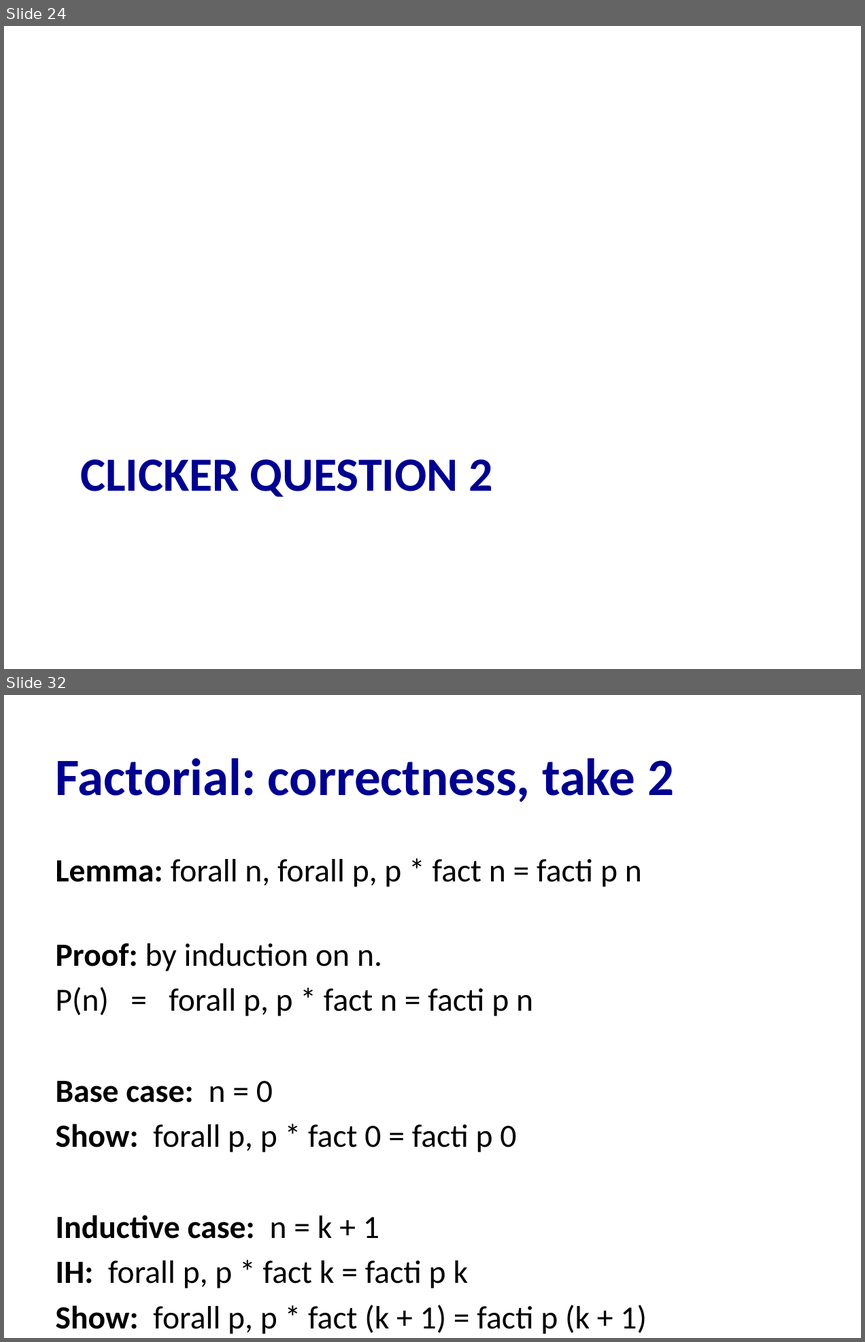
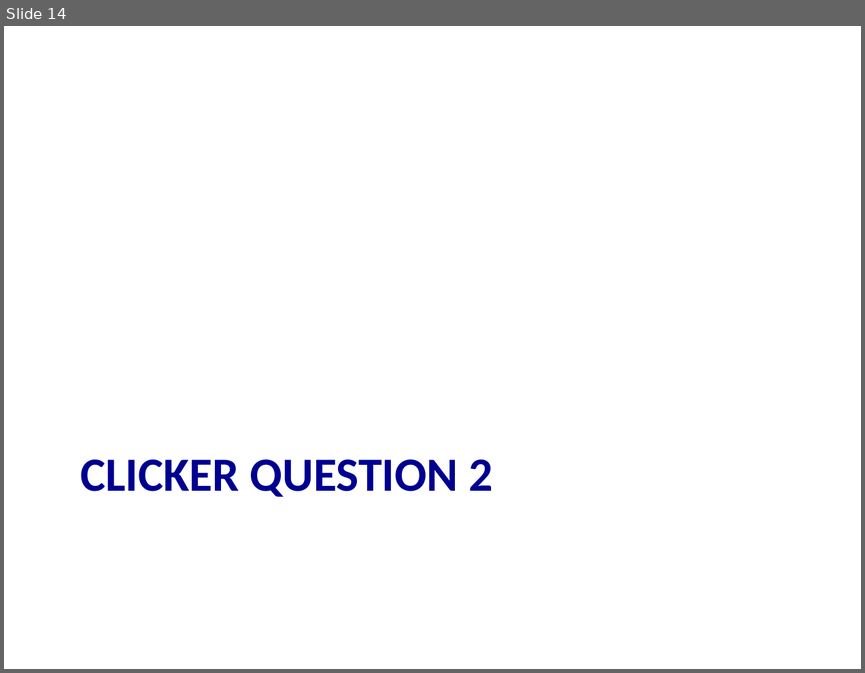
Before and after one commit to cs3110/materials-2019fa, a slide deck: 20-proofs/lec.pptx. Shown one above the other, each under a label of ours: slides 24 and 32 before the commit, slide 14 after it; the slides between them are not shown. The pictures are 865x1342 and 865x673 pixels, drawn with LibreOffice and Linux fonts; fonts in the diff are those of the drawing. Boxes give left, top, right and bottom in pixels: in the first picture for what was removed or moved away, otherwise in the second. Text is boxed around its words. In the diff, an @@ line names an element or a change of style, - is before the commit and + after.

```diff
--- a/20-proofs/lec.pptx
+++ b/20-proofs/lec.pptx
@@ slide 32 removed at (x1=4, y1=695, x2=861, y2=1338), background #FFFFFF @@
@@ title removed at (x1=56, y1=758, x2=674, y2=802) @@
-Factorial: correctness, take 2
@@ text removed at (x1=56, y1=859, x2=647, y2=1334) @@
-Lemma: forall n, forall p, p * fact n = facti p n
-Proof: by induction on n.
-P(n) = forall p, p * fact n = facti p n
-Base case: n = 0
-Show: forall p, p * fact 0 = facti p 0
-Inductive case: n = k + 1
-IH: forall p, p * fact k = facti p k
-Show: forall p, p * fact (k + 1) = facti p (k + 1)
@@ what was slide 24 is now slide 14 @@
```
Also in this commit, not shown: 4 slides changed, 16 slides added, 27 other slides removed, 1 other file.
